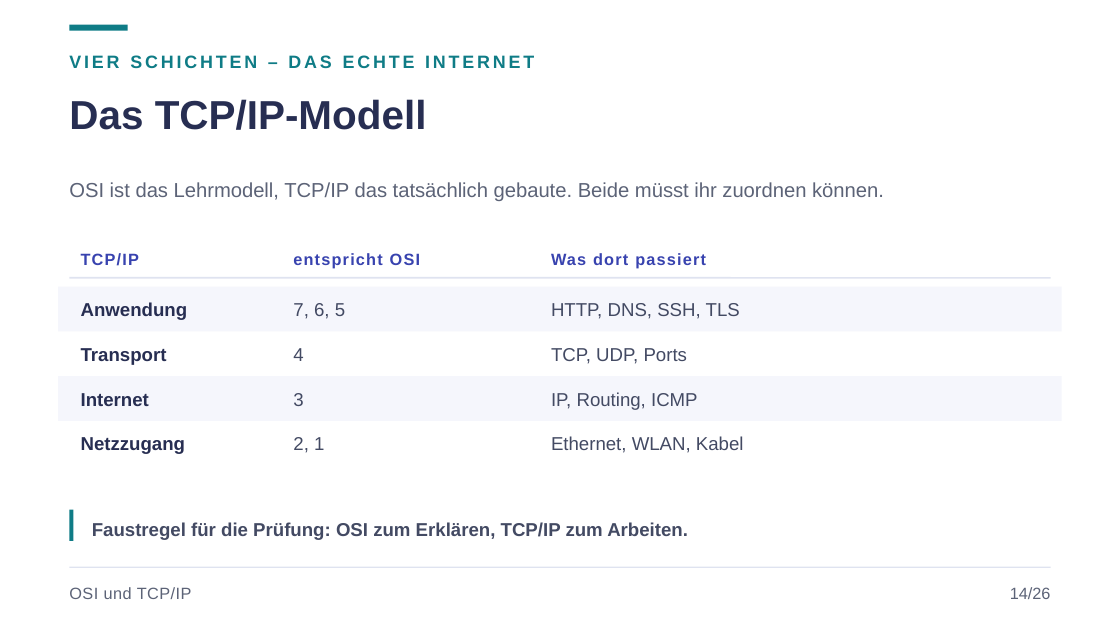
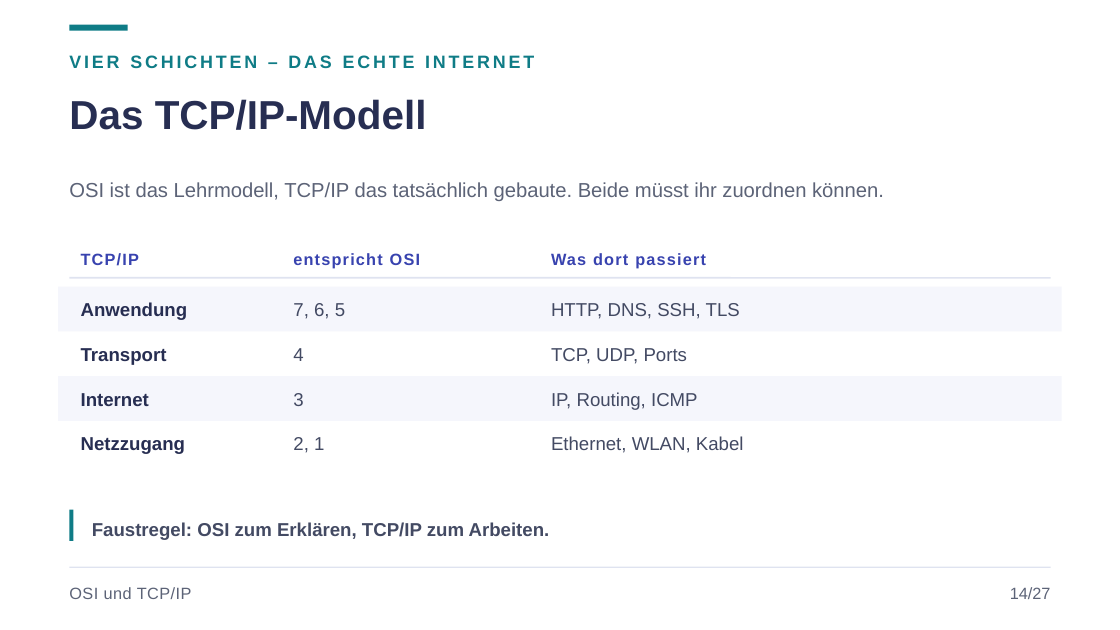
Before and after one commit to JacobMenge/kurs-unterlagen, a slide deck: slide 18 of folien/dist/01-netzwerke-grundlagen.pptx. Drawn at 1120x630 pixels with LibreOffice and Linux fonts; fonts in the diff are those of the drawing. Boxes give left, top, right and bottom in pixels: in the first picture for what was removed or moved away, otherwise in the second. Text is boxed around its words. In the diff, an @@ line names an element or a change of style, - is before the commit and + after.

Commit message:
netzwerke: praxisanteil auf 50 minuten erhöht, kür-station ergänzt, prüfungsbezug zurückgenommen

```diff
--- a/folien/dist/01-netzwerke-grundlagen.pptx
+++ b/folien/dist/01-netzwerke-grundlagen.pptx
@@ text at (92,522,550,540): text changed @@
-Faustregel für die Prüfung: OSI zum Erklären, TCP/IP zum Arbeiten.
+Faustregel: OSI zum Erklären, TCP/IP zum Arbeiten.
@@ text at (1010,587,1051,599): text changed @@
-14/26
+14/27
```
Also in this commit, not shown: 26 other slides changed, 1 slide added, 2 other files.
